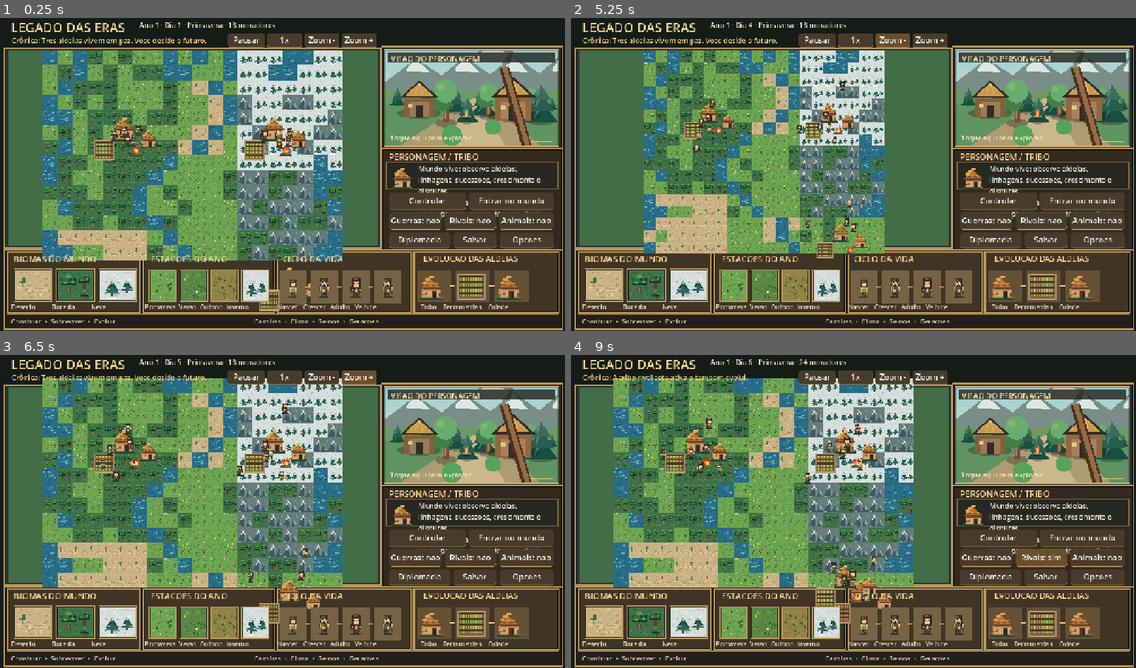
Above: before the commit, frames 1-4 (two rows, left to right).
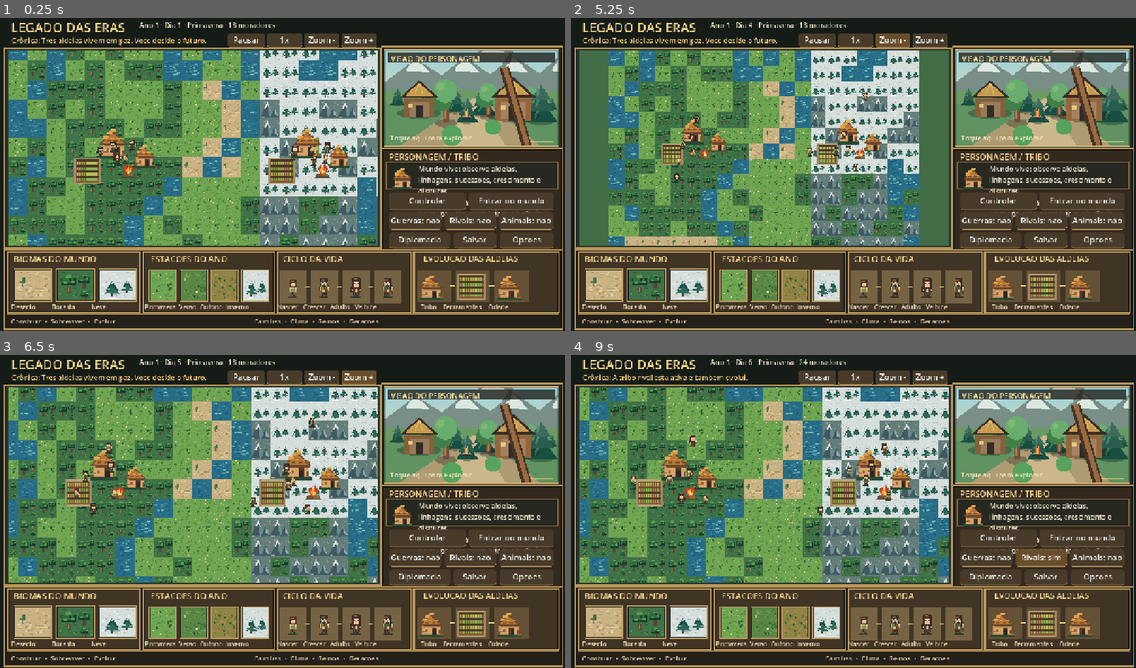
Above: after the commit, the same moments.

Repository: contateste123455667788994321-max/legados-das-eras
Game: Godot game, scene res://scenes/Main.tscn
Same seed, same stepped clock (60 frames per second), same inputs: the game is played once before the commit and once after it.
Inputs:
- Up to frame 1 (0.25 s): no input
- Up to frame 2 (5.25 s): click "Pausar" at 0.5 s; click "Retomar" at 1.25 s; click "1x" at 2 s; click "2x" at 2.75 s; click "4x" at 3.5 s; click "0.5x" at 4.25 s; click "Zoom -" at 5 s
- Up to frame 3 (6.5 s): click "Zoom +" at 5.75 s
- Up to frame 4 (9 s): click "Controlar" at 6.5 s; click "Guerras: nao" at 7.25 s; click "Guerras: sim" at 8 s; click "Rivais: nao" at 8.75 s

The runs differ from the first frame. In frame 1, 32% of the frame differs, in the area x 1-67%, y 10-94%; in frame 2, 27%; in frame 3, 32%; in frame 4, 32%.

Commit message:
ui: clip map textures and sprites to world viewport; enlarge terrain to eliminate empty panel

Diff:
--- a/scripts/main.gd
+++ b/scripts/main.gd
@@ -3,7 +3,7 @@
 const World = preload("res://scripts/world.gd")
 const Updates = preload("res://scripts/update_manager.gd")
 const WorldVisual = preload("res://scripts/world_visual.gd")
-const TILE_SIZE := 34.0
+const TILE_SIZE := 44.0
 const MAP_ORIGIN := Vector2(38.0, 90.0)
 const MAP_AREA := Rect2(17.0, 82.0, 838.0, 443.0)
 const RIGHT_VIEW := Rect2(870.0, 80.0, 395.0, 221.0)
@@ -279,11 +279,19 @@
 		return "snow"
 	return tile
 
-func _draw_sprite(key: String, center: Vector2, dimensions: Vector2) -> void:
+func _draw_sprite(key: String, center: Vector2, dimensions: Vector2, clip_to_map: bool = false) -> void:
 	if not actor_textures.has(key):
 		return
 	var texture: Texture2D = actor_textures[key]
-	draw_texture_rect(texture, Rect2(center - dimensions * 0.5, dimensions), false)
+	var dest := Rect2(center - dimensions * 0.5, dimensions)
+	if clip_to_map:
+		var clipped: Rect2 = dest.intersection(MAP_AREA)
+		if clipped.size.x <= 0.0 or clipped.size.y <= 0.0:
+			return
+		var source := Rect2((clipped.position - dest.position) / dest.size * texture.get_size(), clipped.size / dest.size * texture.get_size())
+		draw_texture_rect_region(texture, clipped, source)
+	else:
+		draw_texture_rect(texture, dest, false)
 
 func _draw() -> void:
 	draw_rect(Rect2(0, 0, 1280, 720), Color("#151c18"), true)
@@ -305,11 +313,16 @@
 			var tile_rect := Rect2(position, Vector2(scale_size + 0.5, scale_size + 0.5))
 			if not tile_rect.intersects(MAP_AREA):
 				continue
+			var clipped_tile: Rect2 = tile_rect.intersection(MAP_AREA)
+			if clipped_tile.size.x <= 0.0 or clipped_tile.size.y <= 0.0:
+				continue
 			var tile: String = _terrain_type(str(row[x]))
 			if tile_textures.has(tile):
-				draw_texture_rect(tile_textures[tile] as Texture2D, tile_rect, false)
+				var tile_texture: Texture2D = tile_textures[tile]
+				var region := Rect2((clipped_tile.position - tile_rect.position) / tile_rect.size * tile_texture.get_size(), clipped_tile.size / tile_rect.size * tile_texture.get_size())
+				draw_texture_rect_region(tile_texture, clipped_tile, region)
 			else:
-				draw_rect(tile_rect, Color("#528c55"), true)
+				draw_rect(clipped_tile, Color("#528c55"), true)
 	# Vilarejos construidos com cabanas, hortas e fogueiras visiveis.
 	for town in world.towns:
 		var center := _world_to_screen(Vector2(float(town["x"]) + 0.5, float(town["y"]) + 0.5))
@@ -318,13 +331,13 @@
 		if center.y < MAP_AREA.position.y - 100 or center.y > MAP_AREA.end.y + 100:
 			continue
 		var unit := TILE_SIZE * zoom
-		_draw_sprite("farm", center + Vector2(-1.4, 1.15) * unit, Vector2(1.5, 1.5) * unit)
-		_draw_sprite("hut", center + Vector2(0.0, -0.35) * unit, Vector2(1.85, 1.85) * unit)
+		_draw_sprite("farm", center + Vector2(-1.4, 1.15) * unit, Vector2(1.5, 1.5) * unit, true)
+		_draw_sprite("hut", center + Vector2(0.0, -0.35) * unit, Vector2(1.85, 1.85) * unit, true)
 		if int(town.get("houses", 2)) >= 2:
-			_draw_sprite("hut", center + Vector2(1.6, 0.35) * unit, Vector2(1.45, 1.45) * unit)
+			_draw_sprite("hut", center + Vector2(1.6, 0.35) * unit, Vector2(1.45, 1.45) * unit, true)
 		if int(town.get("houses", 2)) >= 3:
-			_draw_sprite("hut", center + Vector2(-1.25, -0.75) * unit, Vector2(1.35, 1.35) * unit)
-		_draw_sprite("fire", center + Vector2(0.7, 1.0) * unit, Vector2(1.2, 1.2) * unit)
+			_draw_sprite("hut", center + Vector2(-1.25, -0.75) * unit, Vector2(1.35, 1.35) * unit, true)
+		_draw_sprite("fire", center + Vector2(0.7, 1.0) * unit, Vector2(1.2, 1.2) * unit, true)
 		if int(town["id"]) == selected_town_id:
 			draw_arc(center, 35.0 * zoom, 0, TAU, 32, Color("#fff0a0"), 3.0)
 	# Personagens separados visualmente por idade e aparencia.
@@ -335,7 +348,7 @@
 		if not MAP_AREA.has_point(center):
 			continue
 		var key := "child" if float(p["age"]) < 16.0 else ("person_m" if int(p["gender"]) == 0 else "person_f")
-		_draw_sprite(key, center, Vector2(30, 30) * zoom)
+		_draw_sprite(key, center, Vector2(30, 30) * zoom, true)
 		if int(p["id"]) == selected_person_id:
 			draw_arc(center, 14.0 * zoom, 0, TAU, 20, Color("#ffe890"), 2.0)
 		if int(p["id"]) == controlled_id:
@@ -347,7 +360,7 @@
 		if not MAP_AREA.has_point(center):
 			continue
 		var key := "bear" if str(b["species"]) == "Urso" else "wolf"
-		_draw_sprite(key, center, Vector2(38, 38) * zoom)
+		_draw_sprite(key, center, Vector2(38, 38) * zoom, true)
 		if int(b["id"]) == selected_beast_id:
 			draw_arc(center, 15.0 * zoom, 0, TAU, 20, Color("#ffe890"), 2.0)
 		if int(b["id"]) == controlled_id:
